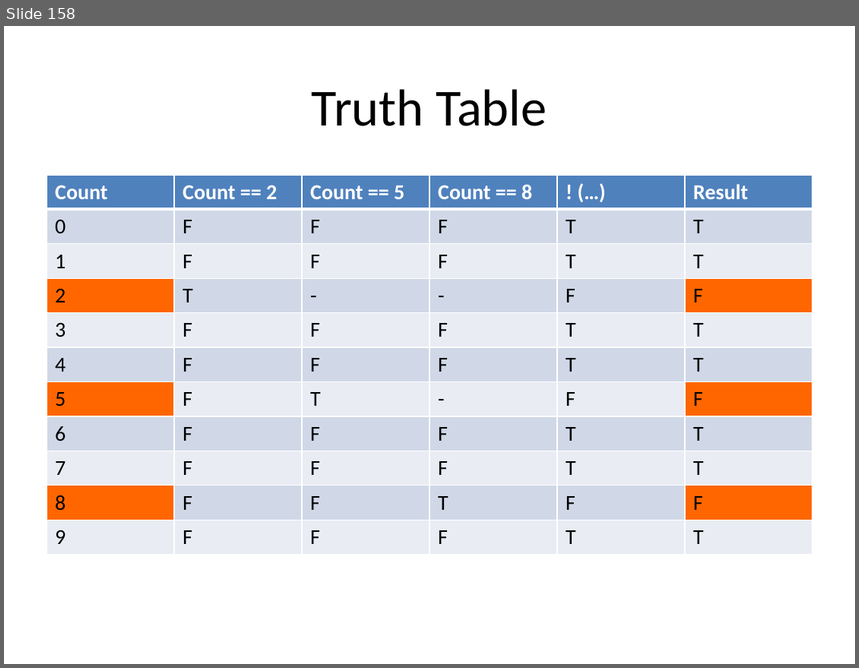
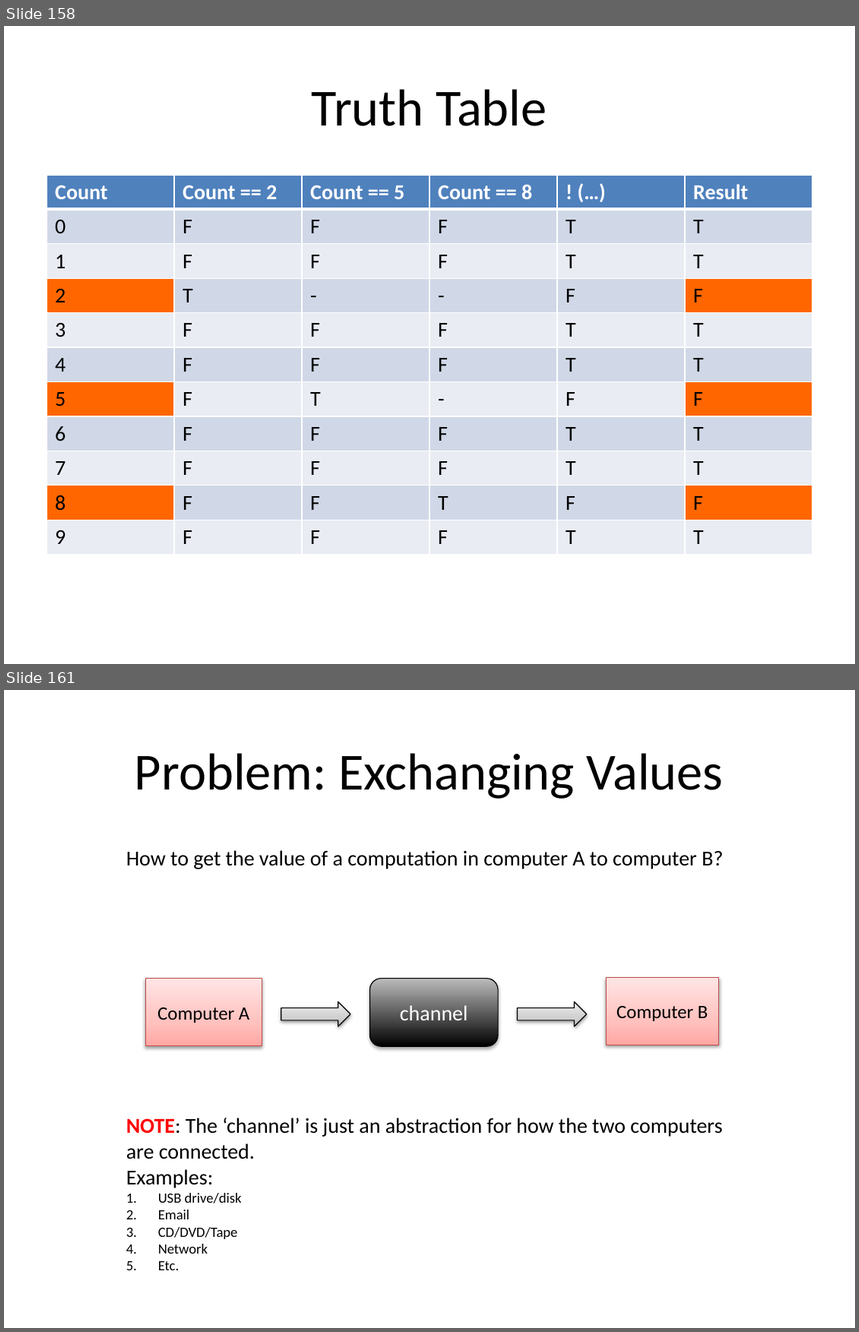
Before and after one commit to xiliax/web-programming-fundamentals, a slide deck: docs/learn-computer-programming.pptx. Shown one above the other, each under a label of ours: slide 158 before the commit, slides 158 and 161 after it; the slides between them are not shown. The pictures are 859x668 and 859x1332 pixels, drawn with LibreOffice and Linux fonts; fonts in the diff are those of the drawing. Boxes give left, top, right and bottom in pixels: in the first picture for what was removed or moved away, otherwise in the second. Text is boxed around its words. In the diff, an @@ line names an element or a change of style, - is before the commit and + after.

Commit message:
Updated document, slides and code example for c05s20 - JavaScript - Serialization With JSON

```diff
--- a/docs/learn-computer-programming.pptx
+++ b/docs/learn-computer-programming.pptx
@@ slide 161 added at [4, 690, 855, 1328], background #FFFFFF @@
@@ title added at [135, 753, 723, 799], 44 pt, text #000000 @@
+Problem: Exchanging Values
@@ text added at [126, 850, 723, 869], 18 pt, text #000000 @@
+How to get the value of a computation in computer A to computer B?
@@ rectangle added at [146, 979, 262, 1046], fill gradient #FFA6A5 to #FFC0BF to #FFE7E7, outline #BF4C48 0.75 pt, 16 pt, text #000000 @@
+Computer A
@@ rounded rectangle added at [370, 979, 499, 1046], fill gradient #000000 to #BDBDBD, outline #000000 0.75 pt, 18 pt, text #FFFFFF @@
+channel
@@ rectangle added at [606, 978, 718, 1045], fill gradient #FFA6A5 to #FFC0BF to #FFE7E7, outline #BF4C48 0.75 pt, 16 pt, text #000000 @@
+Computer B
@@ right arrow added at [281, 1002, 351, 1026], fill gradient #BDBDBD to #D1D1D1 to #EEEEEE, outline #000000 0.75 pt @@
@@ right arrow added at [517, 1002, 586, 1026], fill gradient #BDBDBD to #D1D1D1 to #EEEEEE, outline #000000 0.75 pt @@
@@ text added at [126, 1118, 722, 1271], 18 pt, text #000000 @@
+NOTE: The ‘channel’ is just an abstraction for how the two computers
+are connected.
+Examples:
+1. USB drive/disk
+2. Email
+3. CD/DVD/Tape
+4. Network
+5. Etc.
```
Also in this commit, not shown: 1 slide changed, 5 other slides added, 10 other files.
